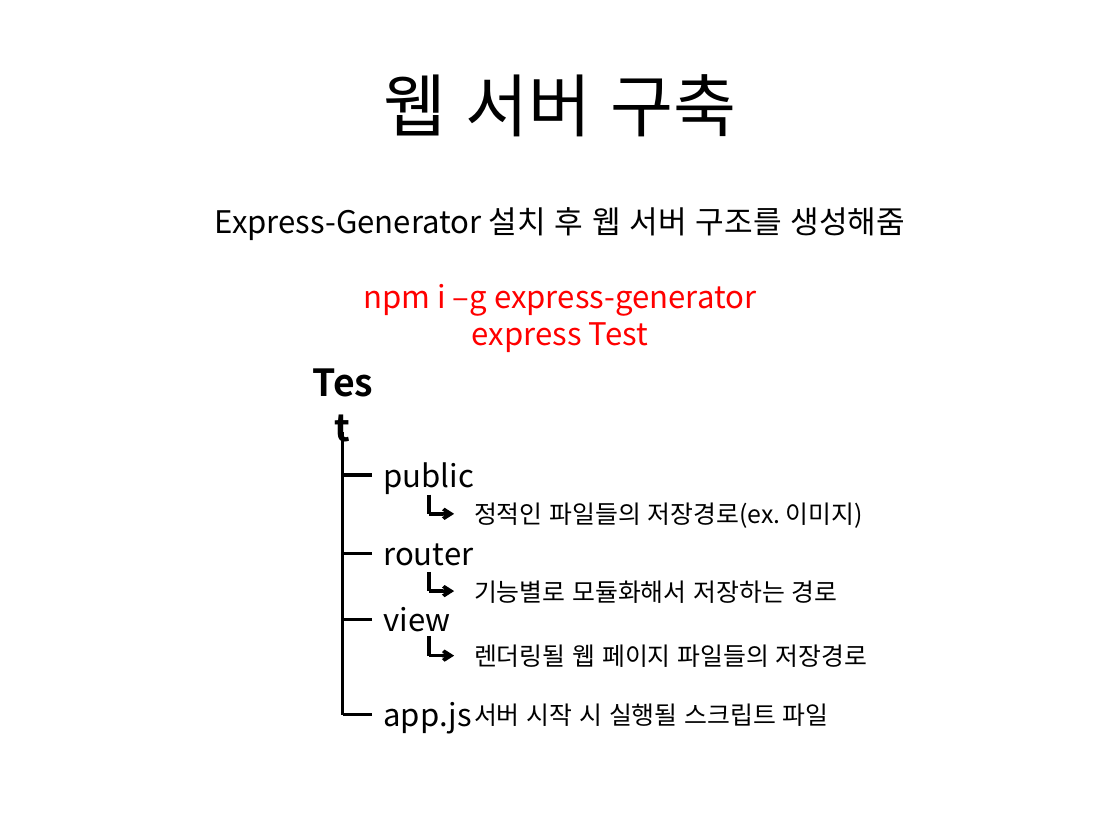
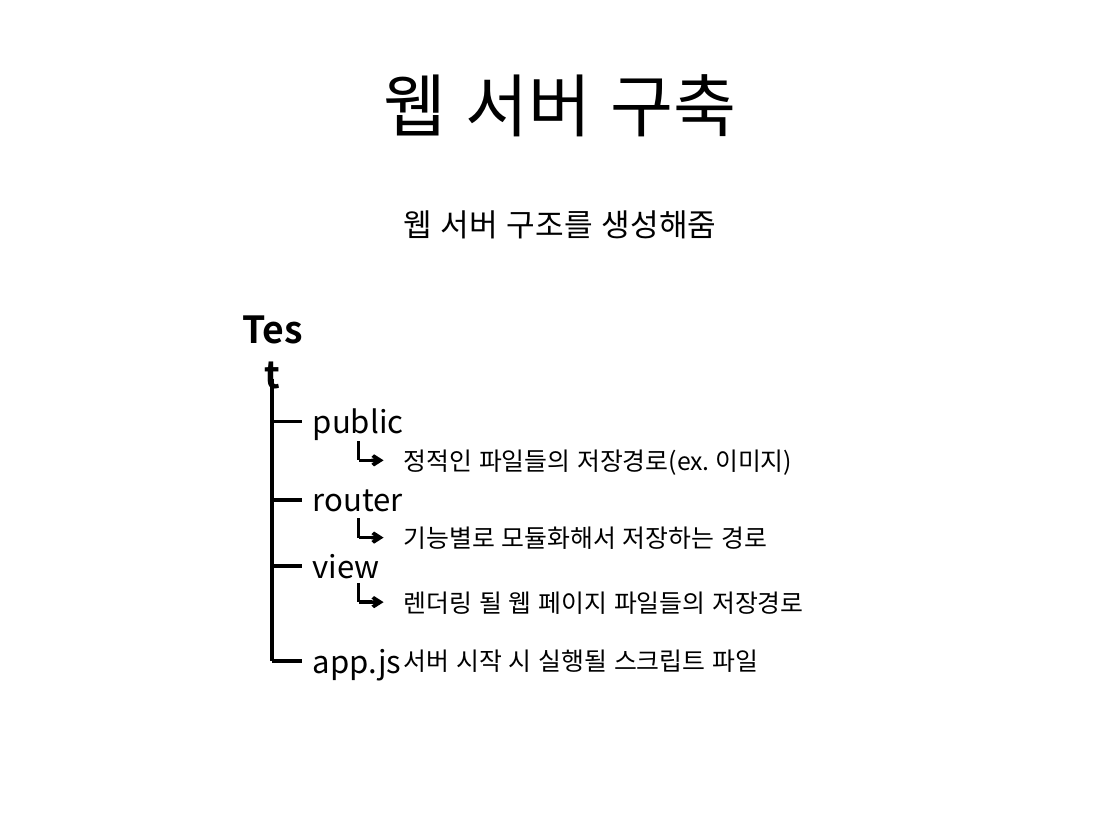
Before and after one commit to momo1108/csl, a slide deck: slide 52 of Algorithm/발표2.pptx. Drawn at 1120x840 pixels with LibreOffice and Linux fonts; fonts in the diff are those of the drawing. Boxes give left, top, right and bottom in pixels: in the first picture for what was removed or moved away, otherwise in the second. Text is boxed around its words. In the diff, an @@ line names an element or a change of style, - is before the commit and + after.

```diff
--- a/Algorithm/발표2.pptx
+++ b/Algorithm/발표2.pptx
@@ text at bbox=[404, 210, 717, 239]: text changed; text colour #FF0000 to #000000 @@
-Express-Generator 설치 후 웹 서버 구조를 생성해줌
-npm i –g express-generator
-express Test
+웹 서버 구조를 생성해줌
@@ text "public": place and size @@
-text "public" at bbox=[383, 462, 474, 494]
+text "public" at bbox=[313, 408, 404, 442]
@@ 8 lines, 7 texts, 2 arrows: place and size @@
-8 lines, 7 texts, 2 arrows at bbox=[343, 314, 863, 734]
+8 lines, 7 texts, 2 arrows at bbox=[225, 323, 792, 681]
@@ text at bbox=[404, 591, 803, 614]: spaces changed @@
-렌더링될 웹 페이지 파일들의 저장경로
+렌더링 될 웹 페이지 파일들의 저장경로
@@ arrow moved from (429, 655) - (455, 655) to (358, 603) - (384, 603) @@
```
Also in this commit, not shown: 2 other slides changed, 3 slides added.
